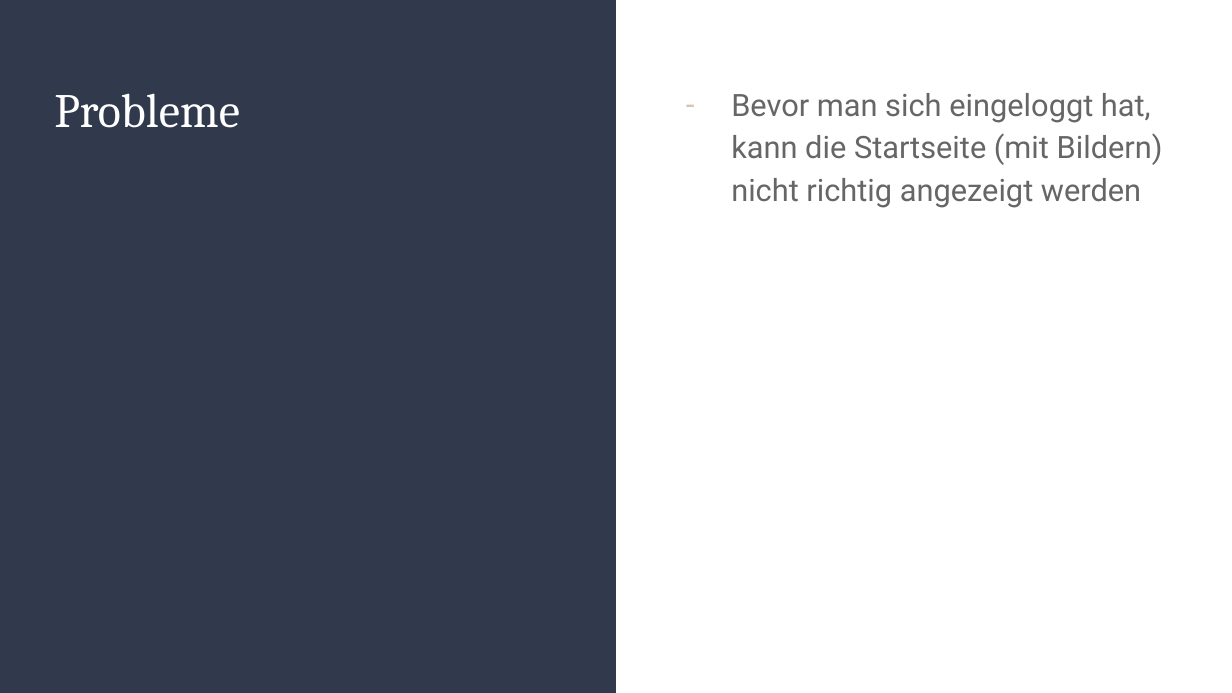
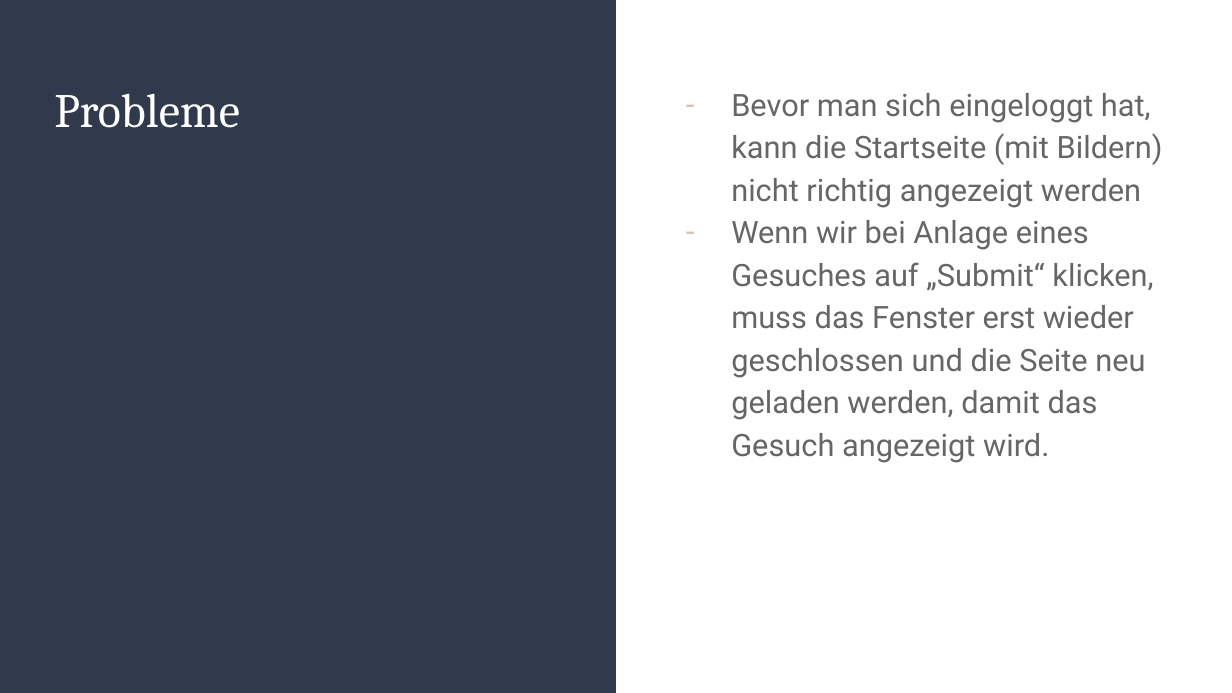
Before and after one commit to jb282/springbootexample, a slide deck: slide 3 of Präsentationen/Webprogrammierung_2.pptx. Drawn at 1232x693 pixels with LibreOffice and Linux fonts; fonts in the diff are those of the drawing. Boxes give left, top, right and bottom in pixels: in the first picture for what was removed or moved away, otherwise in the second. Text is boxed around its words. In the diff, an @@ line names an element or a change of style, - is before the commit and + after.

```diff
--- a/Präsentationen/Webprogrammierung_2.pptx
+++ b/Präsentationen/Webprogrammierung_2.pptx
@@ text at [731,220,1153,463]: paragraph added @@
+– Wenn wir bei Anlage eines Gesuches auf „Submit“ klicken, muss das Fenster erst wieder geschlossen und die Seite neu geladen werden, damit das Gesuch angezeigt wird.
```
Also in this commit, not shown: 1 other slide changed, 1 other file.
